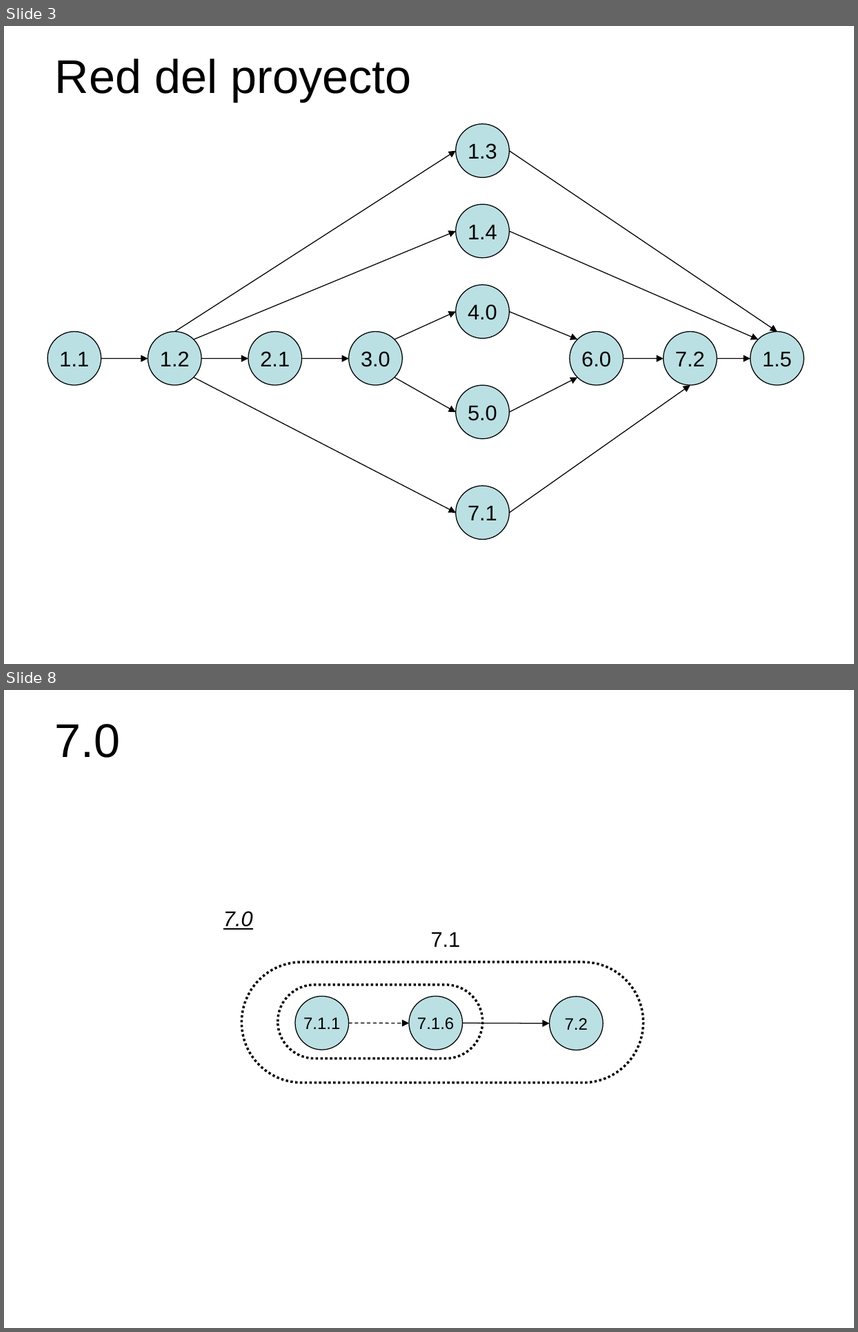
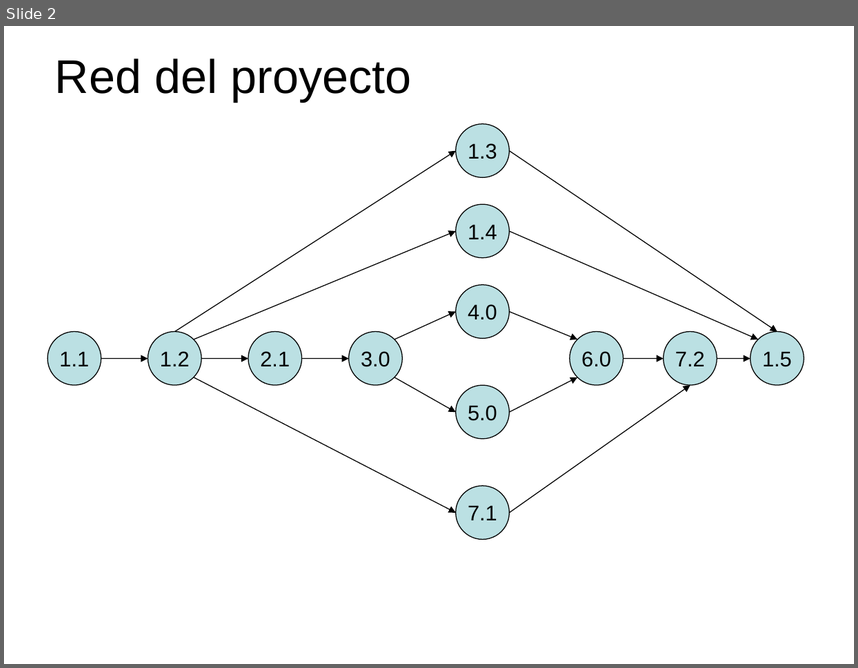
Before and after one commit to ebenites/gpy031, a slide deck: Sesion 3/POS_Red del proyecto_v1_0.ppt. Shown one above the other, each under a label of ours: slides 3 and 8 before the commit, slide 2 after it; the slides between them are not shown. The pictures are 858x1332 and 858x668 pixels, drawn with LibreOffice and Linux fonts; fonts in the diff are those of the drawing. Boxes give left, top, right and bottom in pixels: in the first picture for what was removed or moved away, otherwise in the second. Text is boxed around its words. In the diff, an @@ line names an element or a change of style, - is before the commit and + after.

```diff
--- a/Sesion 3/POS_Red del proyecto_v1_0.ppt
+++ b/Sesion 3/POS_Red del proyecto_v1_0.ppt
@@ slide 8 removed at (4,690,854,1328), background #FFFFFF @@
@@ title removed at (55,724,121,758) @@
-7.0
@@ text removed at (223,911,253,929) @@
-7.0
@@ text removed at (431,931,461,947) @@
-7.1
@@ rounded rectangle removed at (242,962,644,1083) @@
@@ rounded rectangle removed at (278,985,483,1059) @@
@@ ellipse removed at (296,996,349,1049) @@
-7.1.1
@@ ellipse removed at (408,996,462,1049) @@
-7.1.6
@@ ellipse removed at (550,996,604,1049) @@
-7.2
@@ arrow removed from (349, 1023) to (408, 1023) @@
@@ arrow removed from (462, 1023) to (550, 1023) @@
@@ what was slide 3 is now slide 2 @@
```
Also in this commit, not shown: 5 slides changed, 6 other slides removed, 1 other file.
